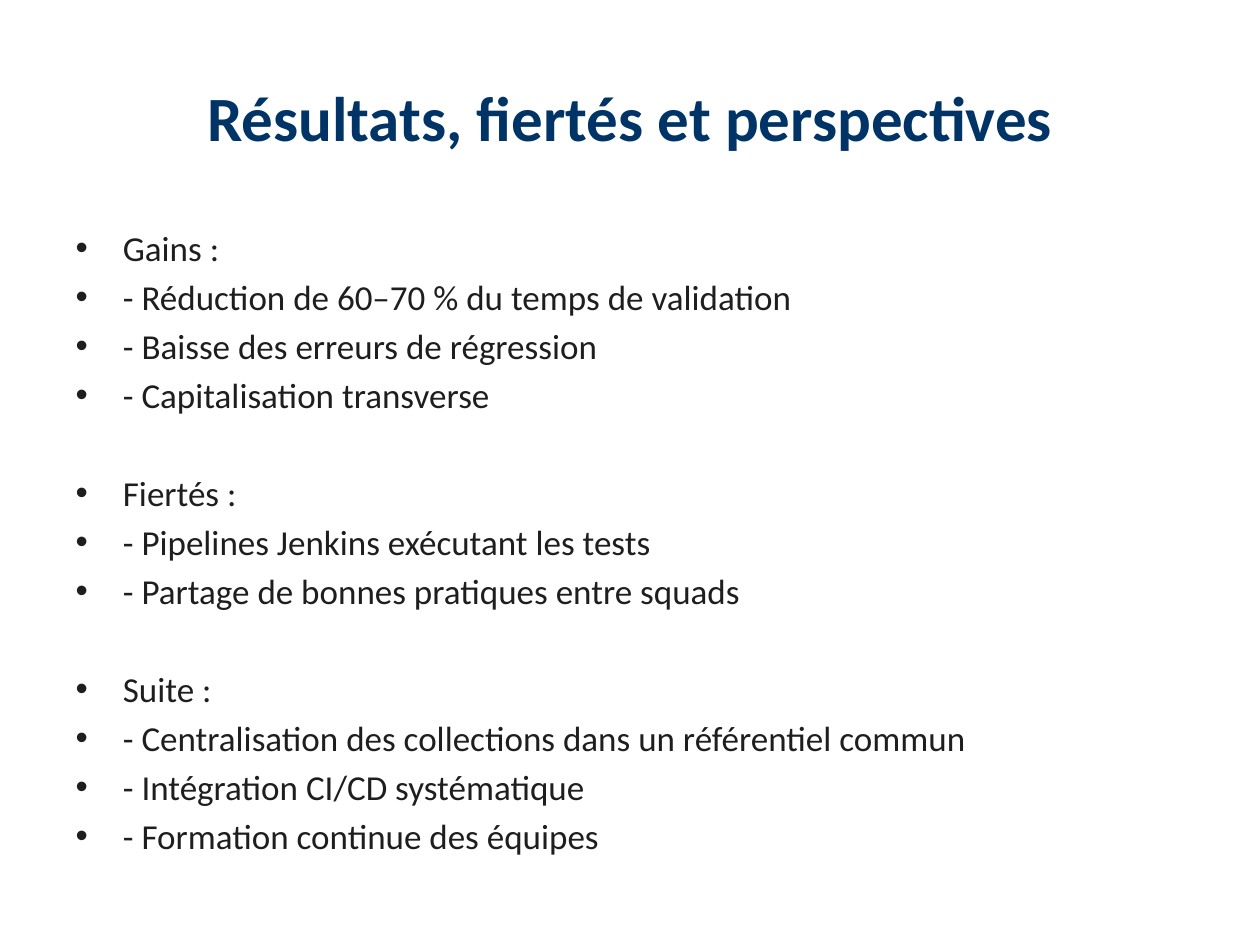
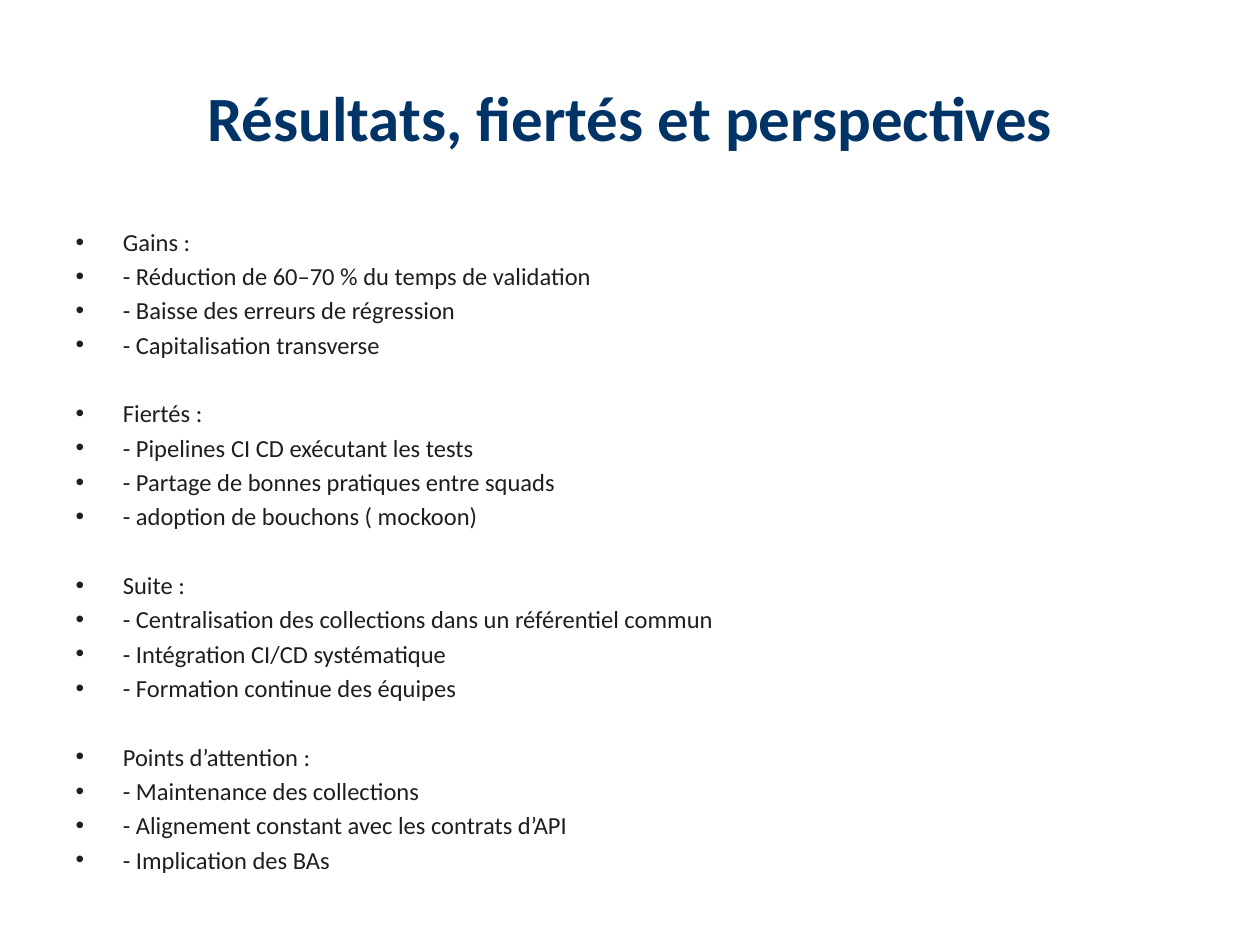
Before and after one commit to ranyach/DRAFTS, a slide deck: slide 5 of Présentation_Automatisation_Tests_LCL.pptx (slide 4 before the commit). Drawn at 1260x945 pixels with LibreOffice and Linux fonts; fonts in the diff are those of the drawing. Boxes give left, top, right and bottom in pixels: in the first picture for what was removed or moved away, otherwise in the second. Text is boxed around its words. In the diff, an @@ line names an element or a change of style, - is before the commit and + after.

```diff
--- a/Présentation_Automatisation_Tests_LCL.pptx
+++ b/Présentation_Automatisation_Tests_LCL.pptx
@@ text at [123, 234, 712, 701]: size 20 to 14 pt in "Gains :", "- Réduction de 60–70 % du temps ...", "- Baisse des erreurs de régression", "- Capitalisation transverse" and 6 more places; less space between paragraphs @@
@@ text at [136, 440, 473, 461]: text changed; size 20 to 14 pt @@
-• - Pipelines Jenkins exécutant les tests
+• - Pipelines CI CD exécutant les tests
@@ text at [136, 507, 477, 529]: paragraph added @@
+• - adoption de bouchons ( mockoon)
@@ text at [123, 749, 567, 839]: paragraphs added @@
+• Points d’attention :
+• - Maintenance des collections
+• - Alignement constant avec les contrats d’API
+• - Implication des BAs
```
Also in this commit, not shown: 3 other slides changed, 1 slide added.
